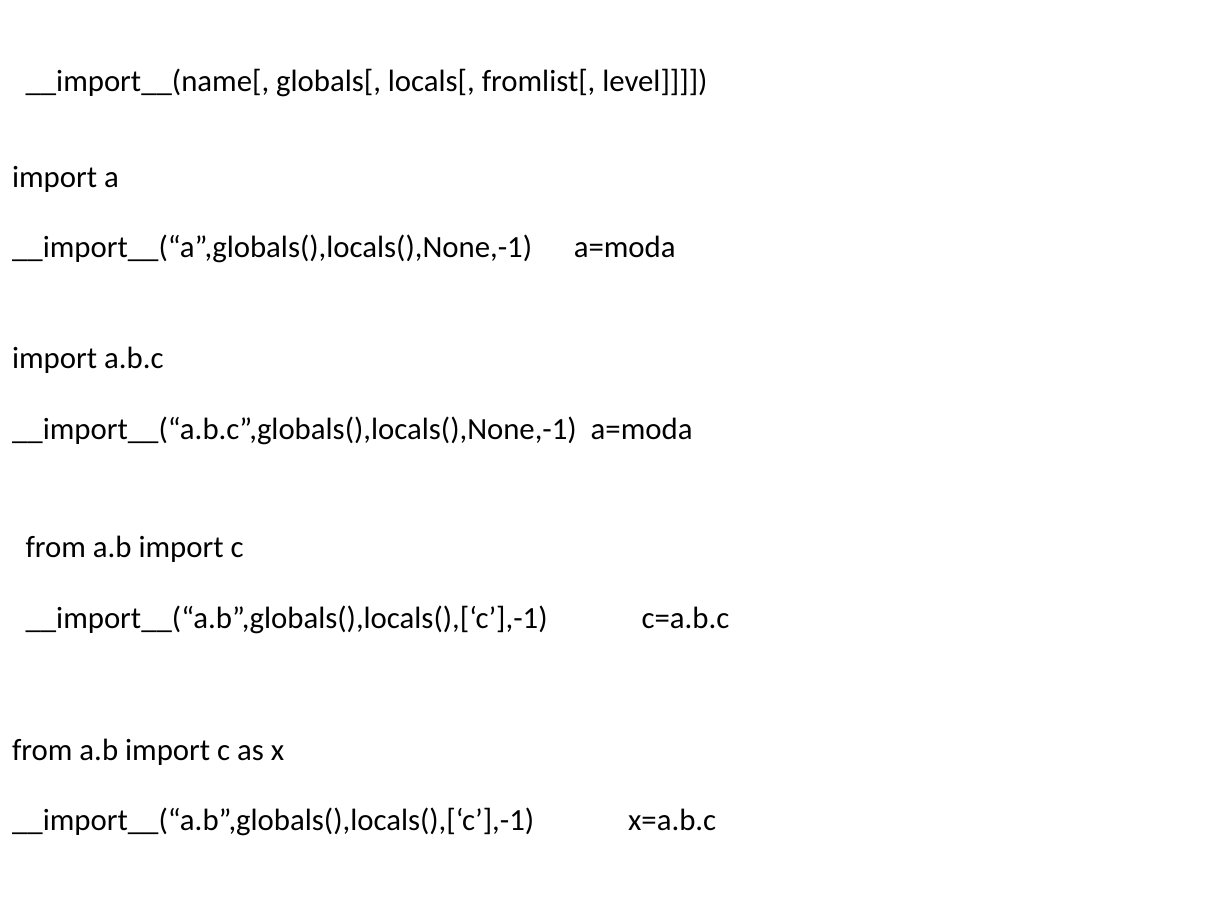
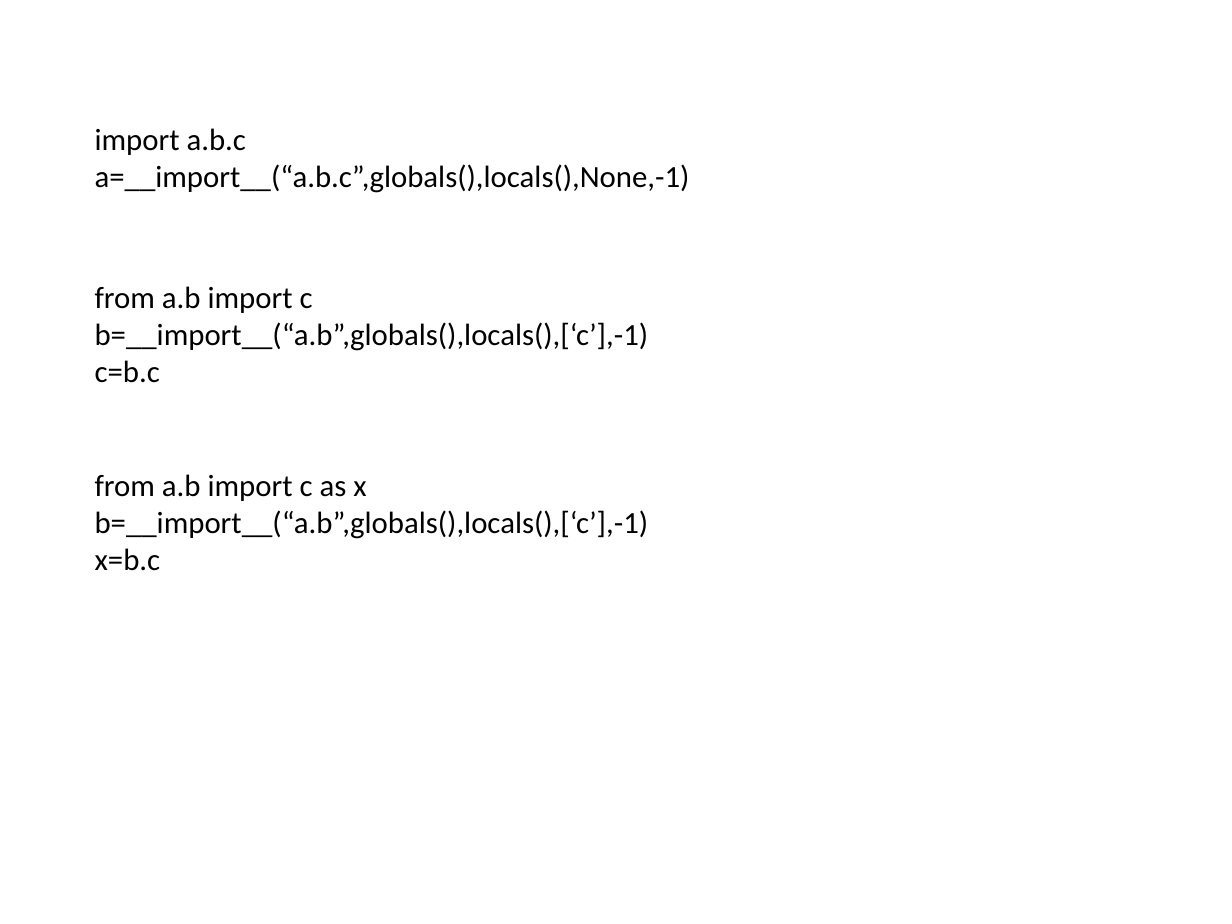
Before and after one commit to menfeng/studynote, a slide deck: slide 21 of python/source code/import/import.pptx. Drawn at 1232x924 pixels with LibreOffice and Linux fonts; fonts in the diff are those of the drawing. Boxes give left, top, right and bottom in pixels: in the first picture for what was removed or moved away, otherwise in the second. Text is boxed around its words. In the diff, an @@ line names an element or a change of style, - is before the commit and + after.

Commit message:
imp

```diff
--- a/python/source code/import/import.pptx
+++ b/python/source code/import/import.pptx
@@ text removed at bbox=[26, 68, 707, 97] @@
-__import__(name[, globals[, locals[, fromlist[, level]]]])
@@ text "import a.b.c": place and size @@
-text "import a.b.c" at bbox=[12, 346, 163, 373]
+text "import a.b.c" at bbox=[95, 128, 690, 193]
@@ text removed at bbox=[12, 166, 119, 192] @@
-import a
@@ text at bbox=[95, 164, 690, 193]: paragraph added @@
+a=__import__(“a.b.c”,globals(),locals(),None,-1)
@@ text removed at bbox=[12, 234, 676, 263] @@
-__import__(“a”,globals(),locals(),None,-1) a=moda
@@ text "from a.b import c": place and size @@
-text "from a.b import c" at bbox=[26, 535, 244, 562]
+text "from a.b import c" at bbox=[95, 286, 649, 383]
@@ text at bbox=[95, 322, 649, 383]: paragraphs added @@
+b=__import__(“a.b”,globals(),locals(),[‘c’],-1)
+c=b.c
@@ text removed at bbox=[12, 416, 693, 445] @@
-__import__(“a.b.c”,globals(),locals(),None,-1) a=moda
@@ text "from a.b import c as ...": place and size @@
-text "from a.b import c as ..." at bbox=[12, 738, 284, 765]
+text "from a.b import c as ..." at bbox=[95, 474, 649, 571]
@@ text at bbox=[95, 510, 649, 571]: paragraphs added @@
+b=__import__(“a.b”,globals(),locals(),[‘c’],-1)
+x=b.c
@@ text removed at bbox=[26, 605, 730, 634] @@
-__import__(“a.b”,globals(),locals(),[‘c’],-1) c=a.b.c
@@ text removed at bbox=[12, 807, 716, 836] @@
-__import__(“a.b”,globals(),locals(),[‘c’],-1) x=a.b.c
```
Also in this commit, not shown: 12 other slides changed, 2 slides added, 2 slides removed.
